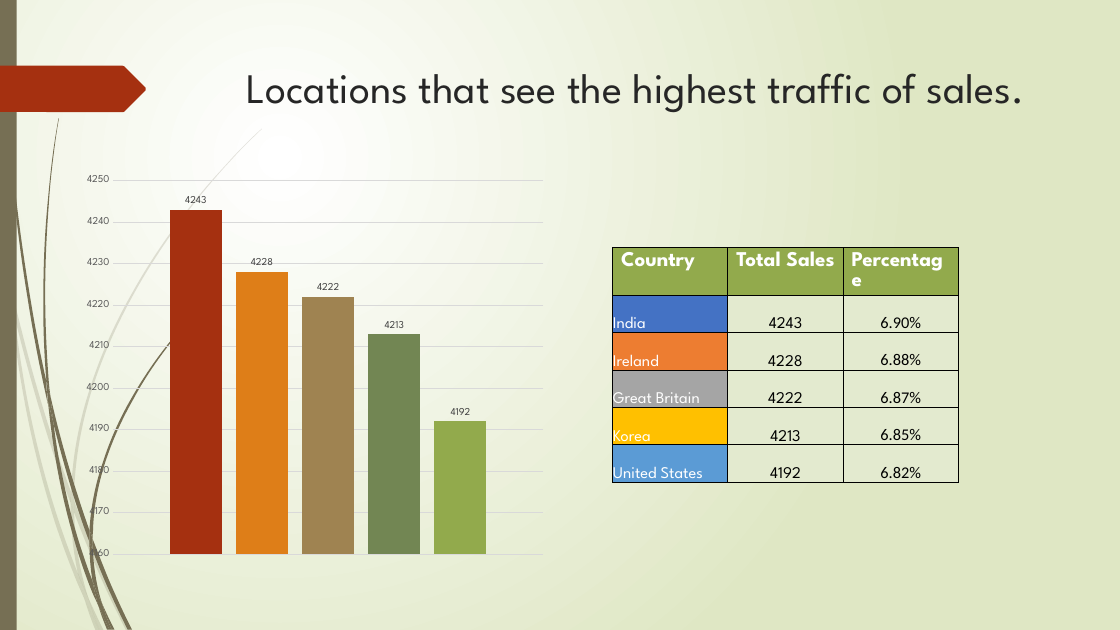
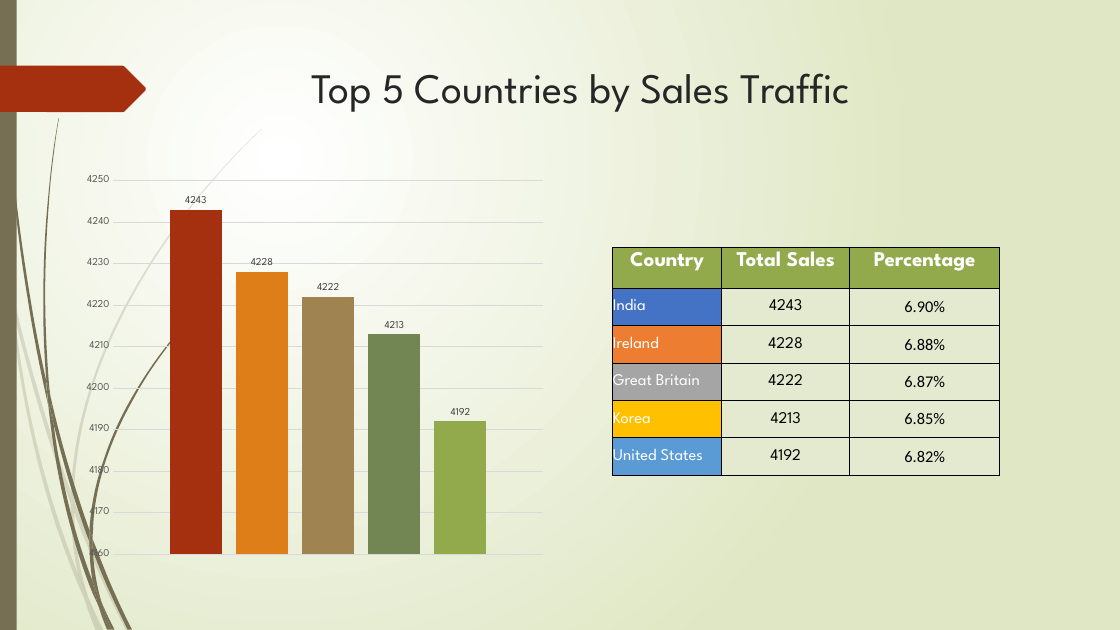
Before and after one commit to jnesteruck/rev-proj2, a slide deck: slide 20 of analysis-phase/Project_2.pptx (slide 18 before the commit). Drawn at 1120x630 pixels with LibreOffice and Linux fonts; fonts in the diff are those of the drawing. Boxes give left, top, right and bottom in pixels: in the first picture for what was removed or moved away, otherwise in the second. Text is boxed around its words. In the diff, an @@ line names an element or a change of style, - is before the commit and + after.

Commit message:
ppt updates

```diff
--- a/analysis-phase/Project_2.pptx
+++ b/analysis-phase/Project_2.pptx
@@ title at [311, 73, 850, 112]: text changed @@
-Locations that see the highest traffic of sales.
+Top 5 Countries by Sales Traffic
@@ table at [613, 248, 1000, 476] @@
@@ alignment left to centre @@
@@ table: place and size @@
-table at [613, 248, 958, 494]
+table at [613, 248, 1000, 476]
```
Also in this commit, not shown: 4 other slides changed, 7 slides added.
